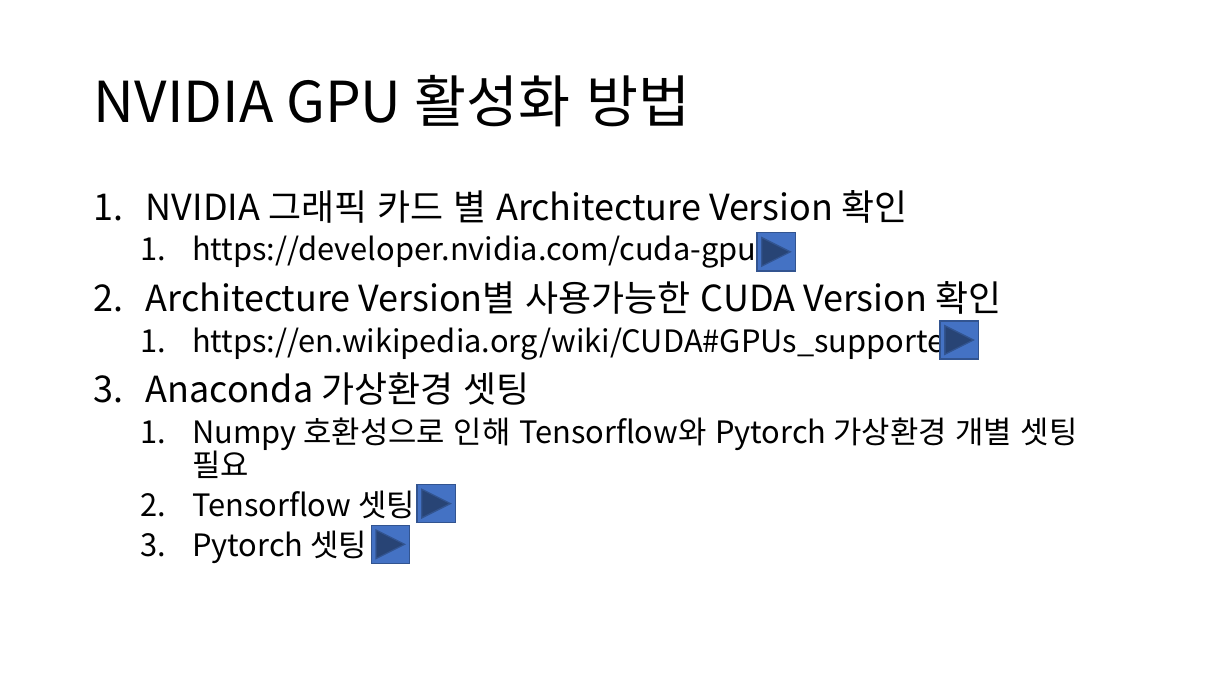
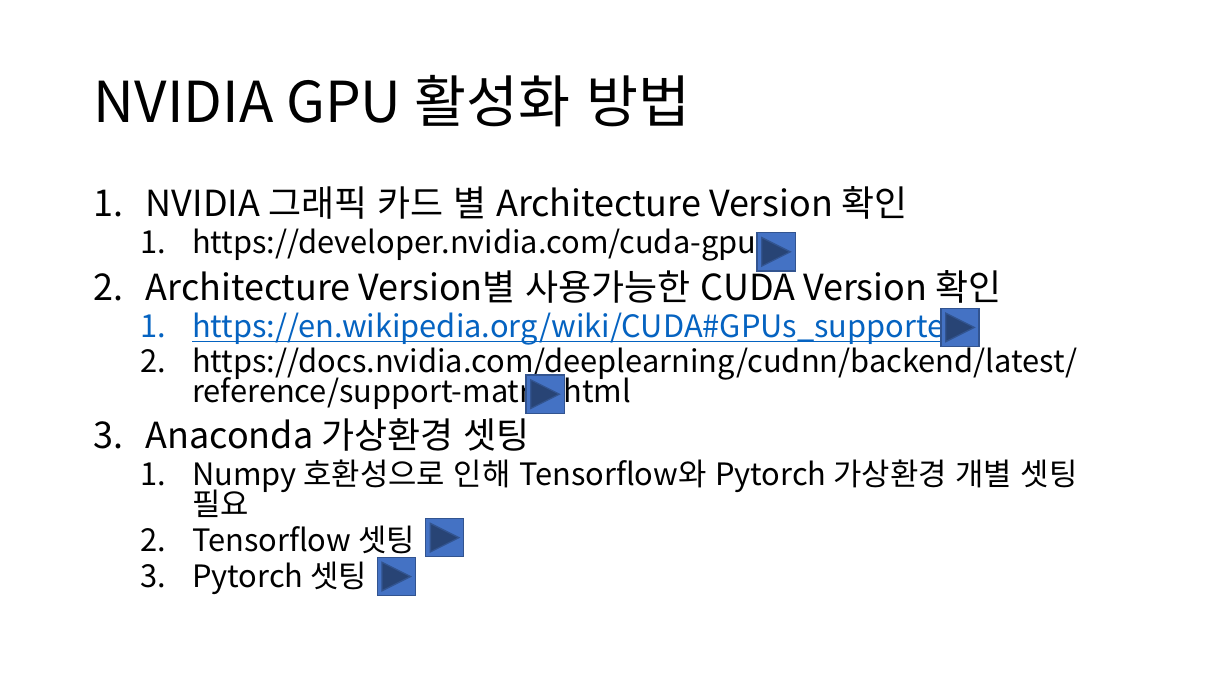
Before and after one commit to TaewanGwon/bitcoin, a slide deck: slide 1 of Tensorflow&Pytorch_GPU_Setup_20250319.pptx. Drawn at 1232x693 pixels with LibreOffice and Linux fonts; fonts in the diff are those of the drawing. Boxes give left, top, right and bottom in pixels: in the first picture for what was removed or moved away, otherwise in the second. Text is boxed around its words. In the diff, an @@ line names an element or a change of style, - is before the commit and + after.

```diff
--- a/Tensorflow&Pytorch_GPU_Setup_20250319.pptx
+++ b/Tensorflow&Pytorch_GPU_Setup_20250319.pptx
@@ text at (x1=146, y1=186, x2=1078, y2=594): text colour #000000 to #0563C1, underline on in "https://en.wikipedia.org/wiki/CUDA#GPUs_supported"; line spacing 0.9 to 0.8 @@
@@ action button forward next moved from (x1=940, y1=321, x2=978, y2=359) to (x1=941, y1=309, x2=979, y2=347) @@
@@ text at (x1=192, y1=341, x2=1077, y2=411): paragraph added @@
+  2. https://docs.nvidia.com/deeplearning/cudnn/backend/latest/reference/support-matrix.html
@@ action button forward next added at (x1=526, y1=375, x2=564, y2=413), fill #4472C4, outline #325491 1 pt @@
@@ action button forward next moved from (x1=417, y1=484, x2=455, y2=522) to (x1=426, y1=518, x2=464, y2=556) @@
@@ action button forward next moved from (x1=372, y1=525, x2=409, y2=563) to (x1=377, y1=557, x2=415, y2=595) @@
```
Also in this commit, not shown: 3 other slides changed, 1 slide added.
